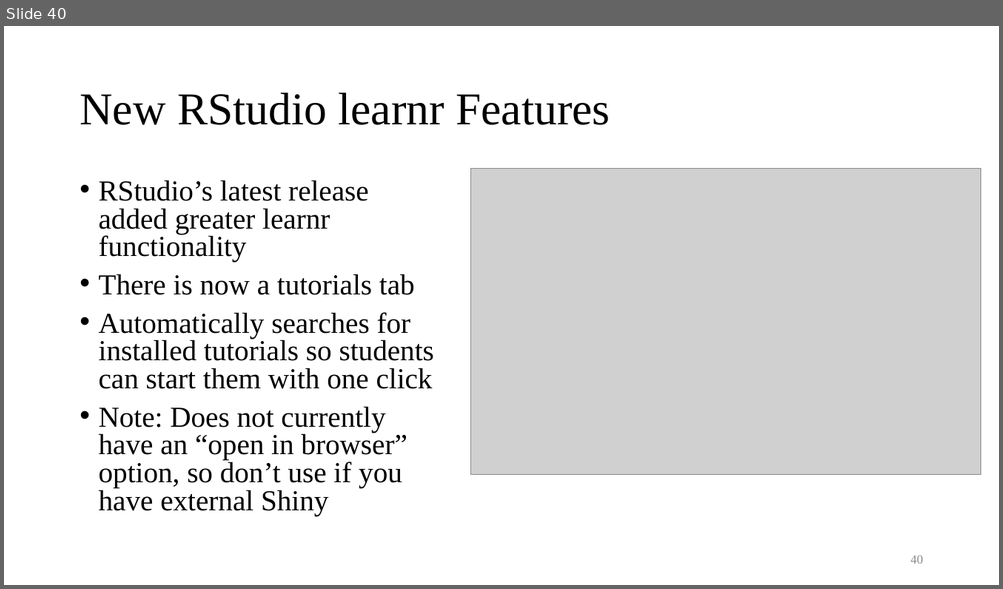
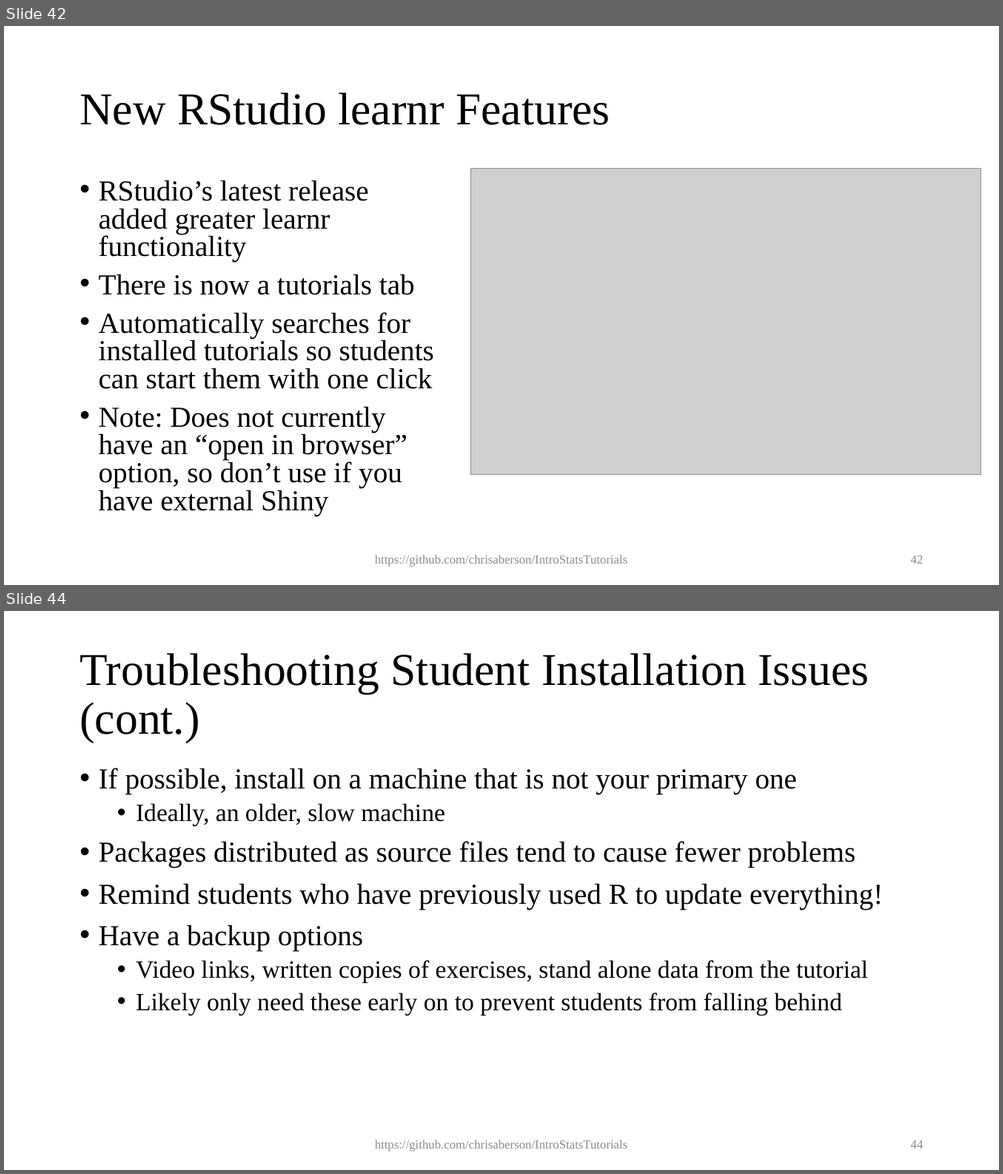
Before and after one commit to chrisaberson/IntroStatsTutorials, a slide deck: ppt/learnr.pptx. Shown one above the other, each under a label of ours: slide 40 before the commit, slides 42 and 44 after it; the slides between them are not shown. The pictures are 1003x589 and 1003x1174 pixels, drawn with LibreOffice and Linux fonts; fonts in the diff are those of the drawing; grey boxes stand for pictures. Boxes give left, top, right and bottom in pixels: in the first picture for what was removed or moved away, otherwise in the second. Text is boxed around its words. In the diff, an @@ line names an element or a change of style, - is before the commit and + after.

```diff
--- a/ppt/learnr.pptx
+++ b/ppt/learnr.pptx
@@ slide 44 added at <box>4,611,999,1170</box>, background #FFFFFF @@
@@ title added at <box>79,653,868,743</box>, 44 pt, text #000000 @@
+Troubleshooting Student Installation Issues (cont.)
@@ text added at <box>99,768,882,1015</box>, 28 pt, text #000000 @@
+• If possible, install on a machine that is not your primary one
+  • Ideally, an older, slow machine
+• Packages distributed as source files tend to cause fewer problems
+• Remind students who have previously used R to update everything!
+• Have a backup options
+  • Video links, written copies of exercises, stand alone data from the tutorial
+  • Likely only need these early on to prevent students from falling behind
@@ text added at <box>375,1140,628,1152</box>, 12 pt, text #8C8C8C @@
+https://github.com/chrisaberson/IntroStatsTutorials
@@ page number added at <box>910,1141,923,1149</box>, 12 pt, text #8C8C8C @@
+44
@@ what was slide 40 is now slide 42 @@
@@ slide 42 changed as well @@
@@ text added at <box>375,555,628,567</box>, 12 pt, text #8C8C8C @@
+https://github.com/chrisaberson/IntroStatsTutorials
@@ page number at <box>910,556,923,564</box>: text changed @@
-40
+42
```
Also in this commit, not shown: 41 other slides changed, 3 other slides added.
